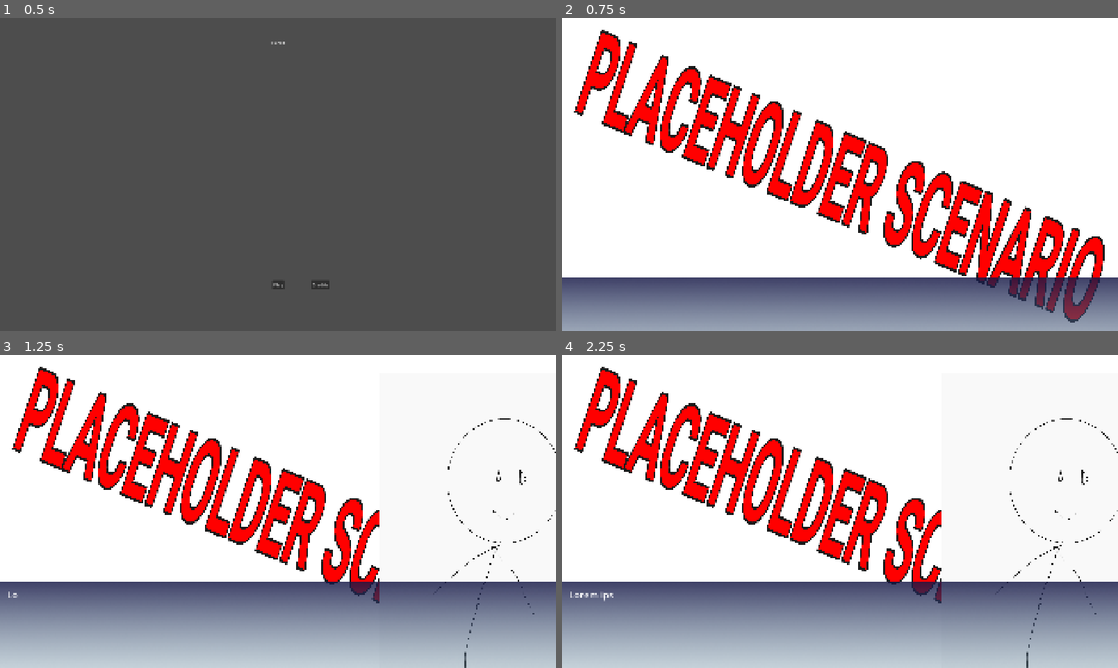
Above: before the commit, frames 1-4 (two rows, left to right).
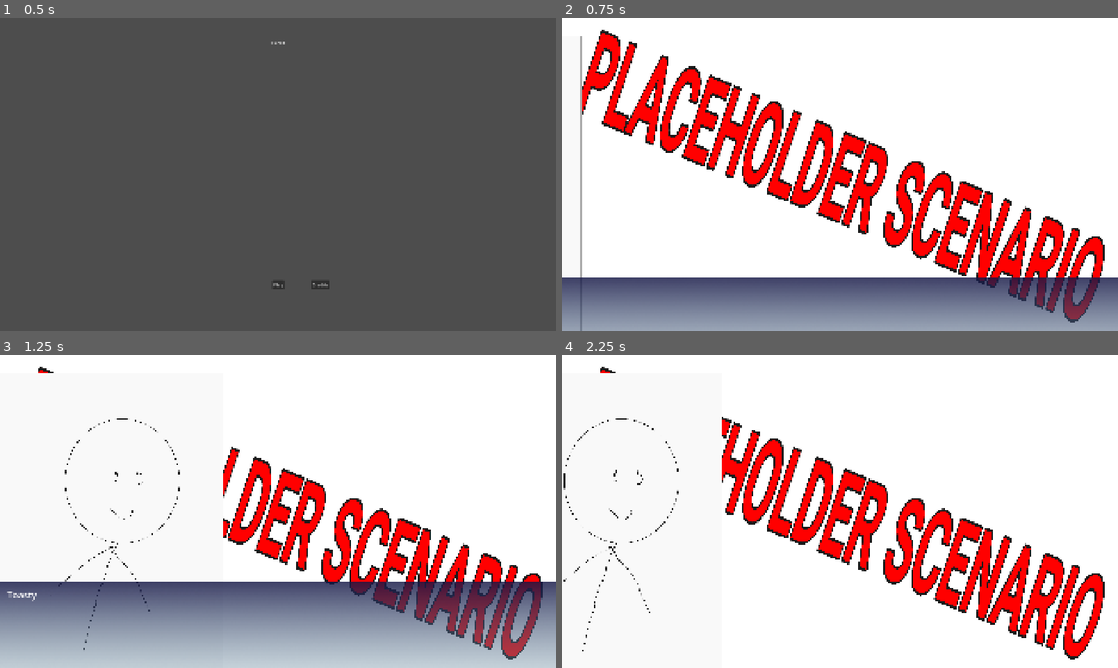
Above: after the commit, the same moments.

Repository: ricardobusta/globalgamejam2026
Game: Godot game, scene res://scenes/title.tscn
Two runs of this game, one before a commit and one after it. Both use one fixed random seed, a clock stepped at 60 frames per second and the inputs below.
Inputs (mouse positions are in pixels of both pictures, inside the frame that each line leads up to):
- Up to frame 1 (0.5 s): no input
- Up to frame 2 (0.75 s): click "Play" at 0.5 s
- Up to frame 3 (1.25 s): no input
- Up to frame 4 (2.25 s): move the mouse to (962, 495) at 1.27 s; click (962, 495) at 1.42 s; move the mouse to (728, 527) at 2.02 s; click (728, 527) at 2.17 s

Frame 1 is identical in both runs. In frame 2, 0.4% of the frame differs, in the area x 2-4%, y 5-100%; in frame 3, 12%; in frame 4, 34%, in the area x 0-100%, y 5-100%.

Commit message:
add multiple text option command

Diff:
--- a/furto/code/vn/gameplay_controller.gd
+++ b/furto/code/vn/gameplay_controller.gd
@@ -13,16 +13,18 @@
 const vn_text_panel_on_y: int = 780
 const vn_text_panel_off_y: int = 1500
 const vn_text_animate_duration: float = 0.4
-const vn_text_animate_text_duration: float = 1.5
+const vn_text_animate_text_duration_per_char: float = 0.02
 
 func _ready() -> void:
 	var char1:= async_load_character(placeholder_character)
 	var char2:= async_load_character(placeholder_character)
+	char2.char_protag = true
 	vn_text_panel.visible = false
 	vn_fade_panel.visible = false
 	await async_set_location(placeholder_location, 0.0)
-	await async_show_text("Lorem ipsum", char1)
-	await async_show_text("Testing something", null)
+	await async_show_texts(["Toasty","massa"], char2)
+	await async_show_text("Eae mano", char1)
+	await async_show_text("E todos viveram felizes para sempre", null)
 	await async_set_location(placeholder_location, 1.0)
 	await async_show_text("a", null)
 	await async_show_text("b", null)
@@ -63,11 +65,12 @@
 		await tween.finished
 		vn_fade_panel.visible = false
 
+func async_show_text(text: String, character: CharacterRoot) -> void:
+	await async_show_texts([text], character)
 
-func async_show_text(text: String, character: CharacterRoot) -> void:
+func async_show_texts(texts: Array[String], character: CharacterRoot) -> void:
 	vn_text_panel.visible = true
 	vn_text_panel.position = Vector2(0, vn_text_panel_off_y)
-	vn_text_label.text = text
 	vn_text_label.visible_ratio = 0.0
 
 	var tween := create_tween()
@@ -79,11 +82,17 @@
 		character.visible = true
 		tween.parallel().tween_property(character, "position:x", character.get_on_position(), vn_text_animate_duration)
 
-	tween.tween_property(vn_text_label, "visible_ratio", 1.0, vn_text_animate_text_duration)\
+	await tween.finished
+
+	for text in texts:
+		vn_text_label.visible_ratio = 0.0
+		tween = create_tween()
+		vn_text_label.text = text
+		var text_duration = text.length() * vn_text_animate_text_duration_per_char
+		tween.tween_property(vn_text_label, "visible_ratio", 1.0, text_duration)\
 		.set_trans(Tween.TRANS_LINEAR).set_ease(Tween.EASE_IN_OUT)
-
-	await tween.finished
-	await async_wait_for_click()
+		await tween.finished
+		await async_wait_for_click()
 
 	tween = create_tween()
 	tween.tween_property(vn_text_panel, "position:y", vn_text_panel_off_y, vn_text_animate_duration)\
